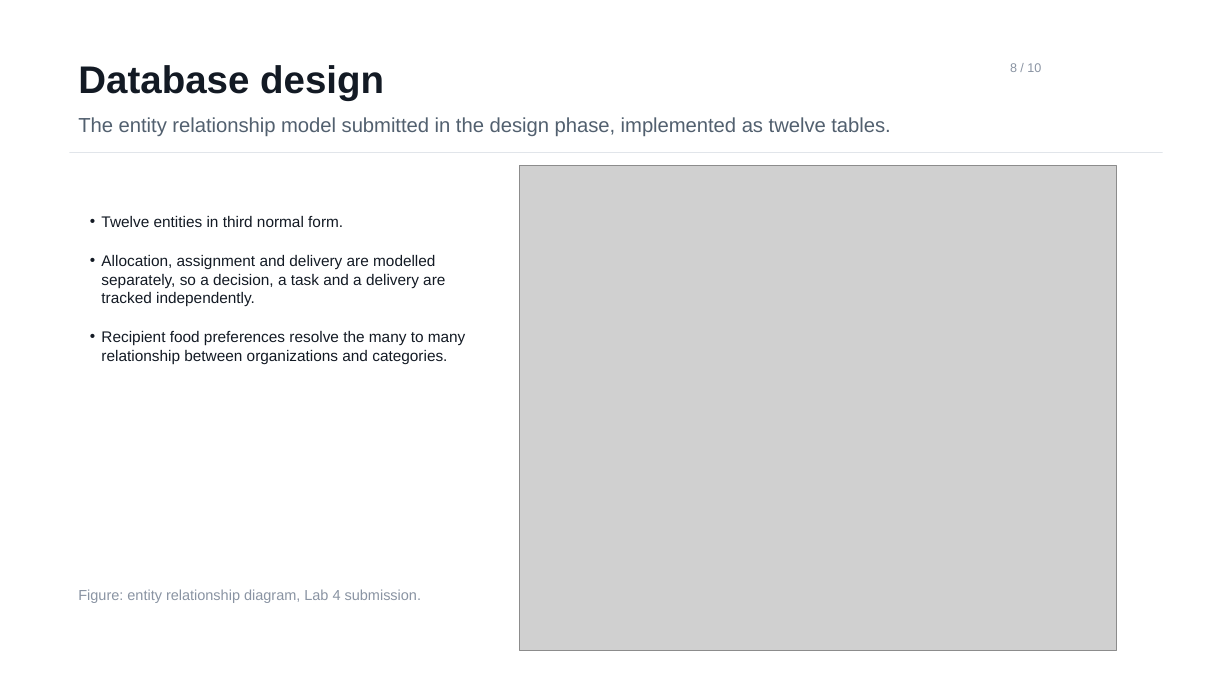
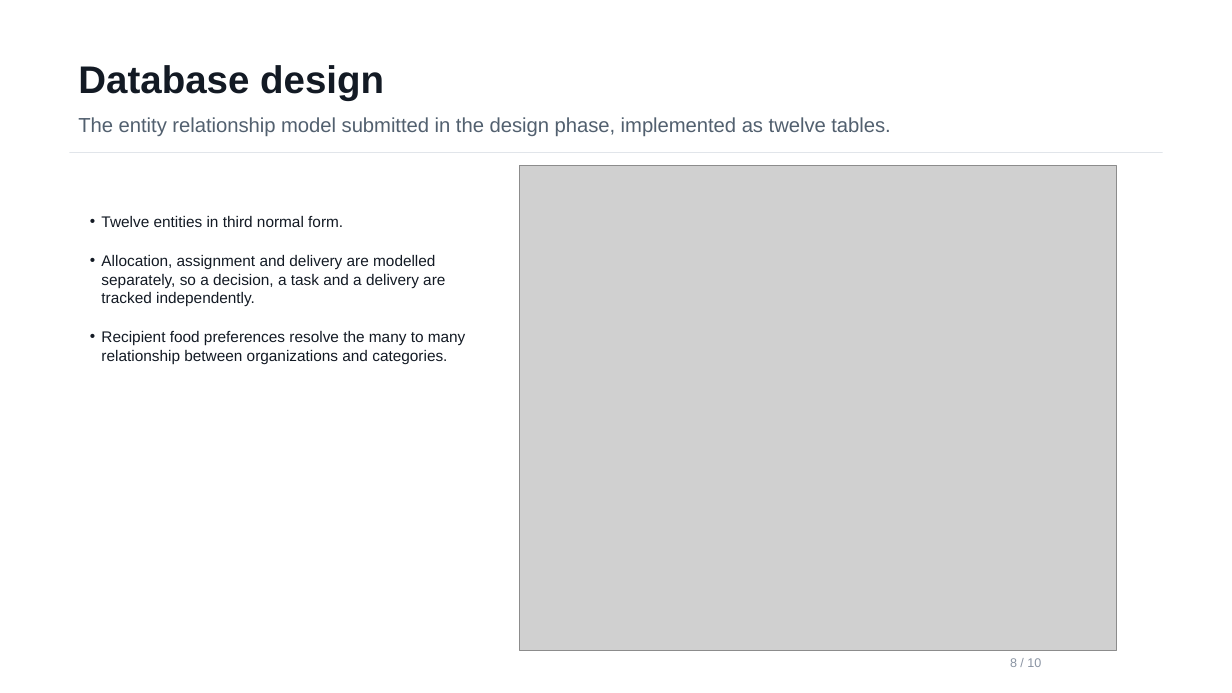
Before and after one commit to AdiByte5/FoodBridge, a slide deck: slide 8 of docs/FoodBridge_Project_Review.pptx. Drawn at 1232x693 pixels with LibreOffice and Linux fonts; fonts in the diff are those of the drawing; grey boxes stand for pictures. Boxes give left, top, right and bottom in pixels: in the first picture for what was removed or moved away, otherwise in the second. Text is boxed around its words. In the diff, an @@ line names an element or a change of style, - is before the commit and + after.

```diff
--- a/docs/FoodBridge_Project_Review.pptx
+++ b/docs/FoodBridge_Project_Review.pptx
@@ text removed at (78,589,421,603) @@
-Figure: entity relationship diagram, Lab 4 submission.
@@ text "8 / 10": place and size @@
-text "8 / 10" at (1010,63,1041,72)
+text "8 / 10" at (1010,658,1041,667)
```
Also in this commit, not shown: 8 other slides changed.
